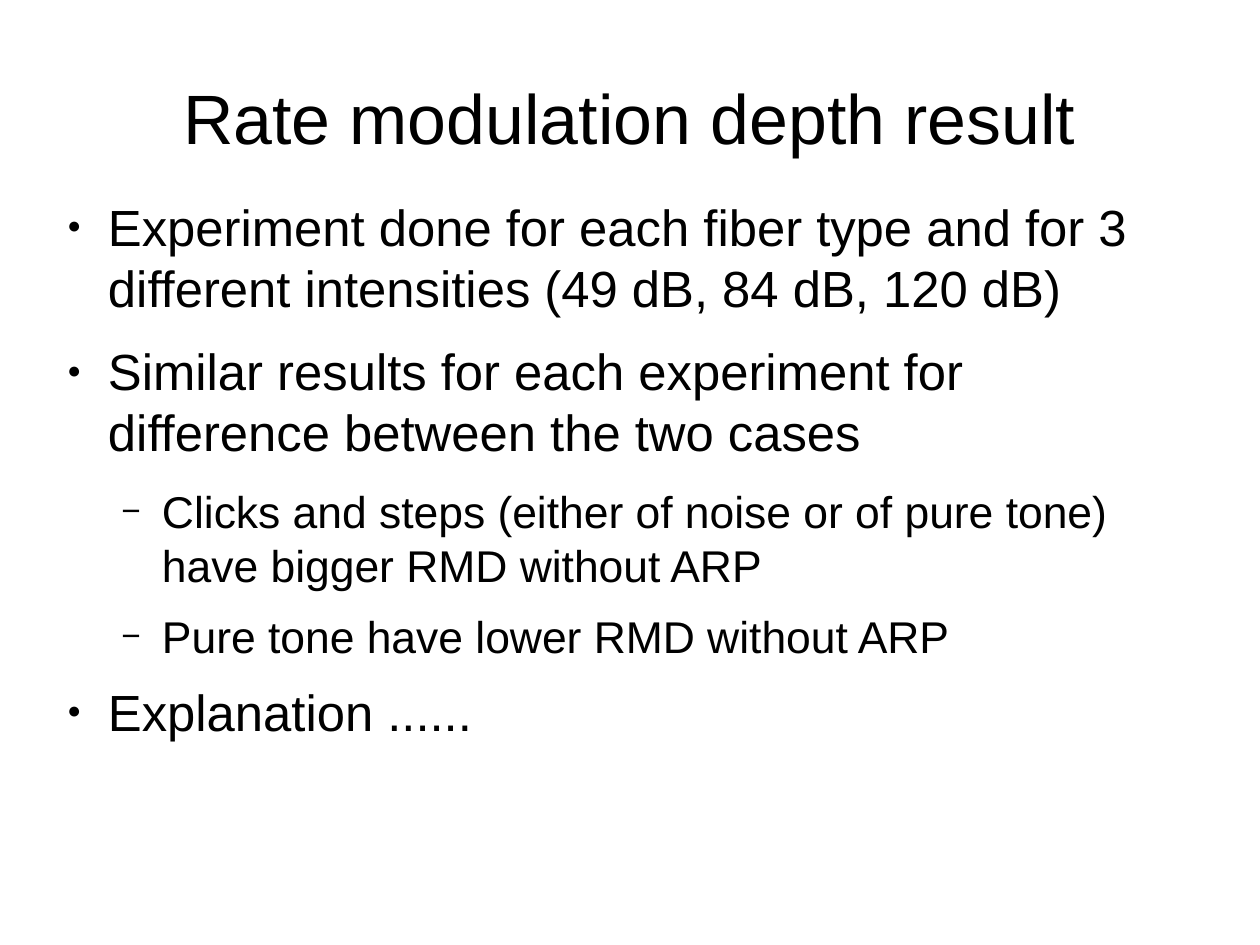
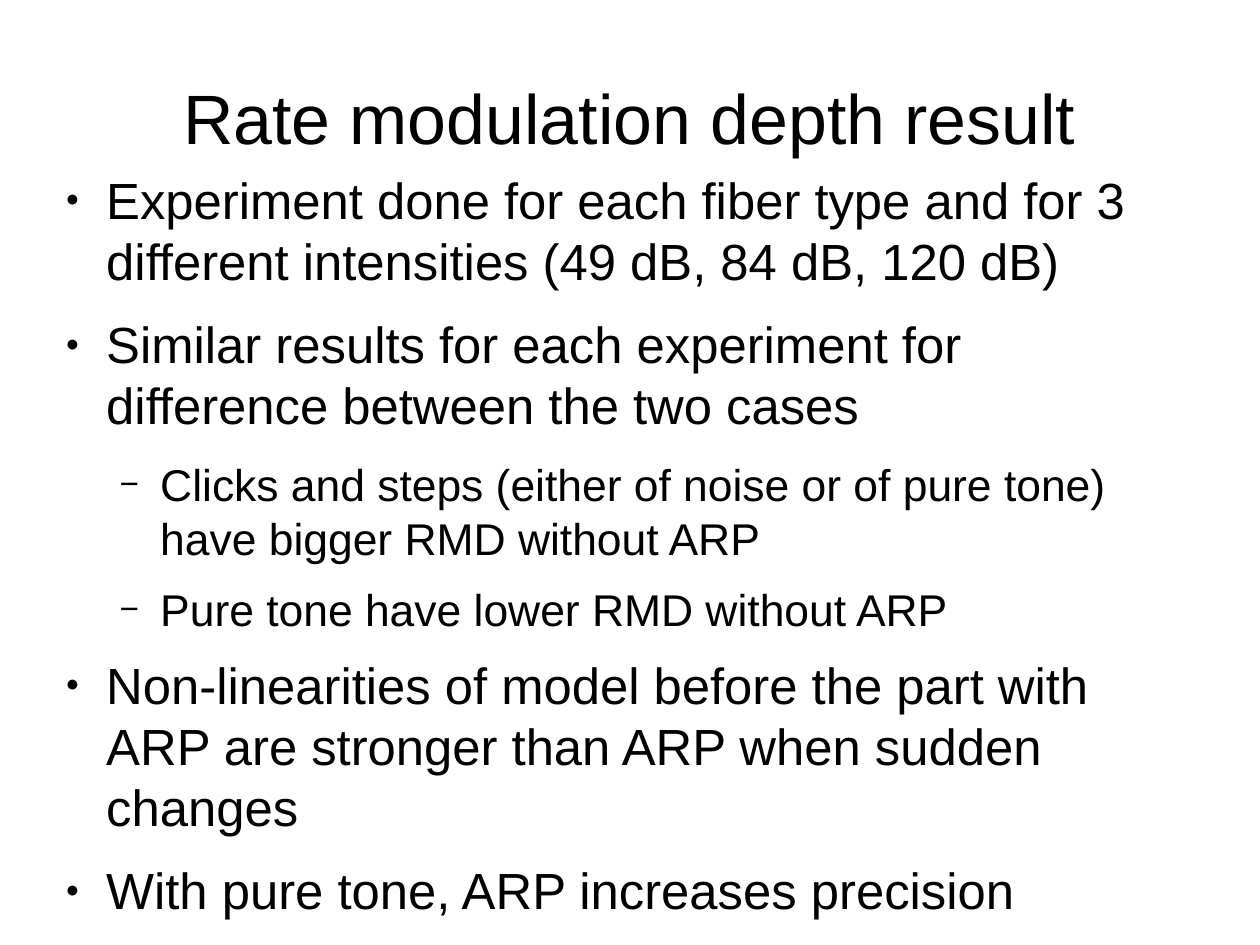
Before and after one commit to MaelleC/auditory-things, a slide deck: slide 18 of finalThings/presentation/pres1.odp (slide 16 before the commit). Drawn at 1260x945 pixels with LibreOffice and Linux fonts; fonts in the diff are those of the drawing. Boxes give left, top, right and bottom in pixels: in the first picture for what was removed or moved away, otherwise in the second. Text is boxed around its words. In the diff, an @@ line names an element or a change of style, - is before the commit and + after.

```diff
--- a/finalThings/presentation/pres1.odp
+++ b/finalThings/presentation/pres1.odp
@@ text "Experiment done for each fiber ..." moved from (x1=108, y1=209, x2=1126, y2=741) to (x1=106, y1=182, x2=1125, y2=920) @@
@@ text at (x1=106, y1=667, x2=1088, y2=920): text changed @@
-● Explanation ......
+● Non-linearities of model before the part with ARP are stronger than ARP when sudden changes
+● With pure tone, ARP increases precision
```
Also in this commit, not shown: 2 other slides changed, 6 slides added, 1 slide removed, 6 other files.
